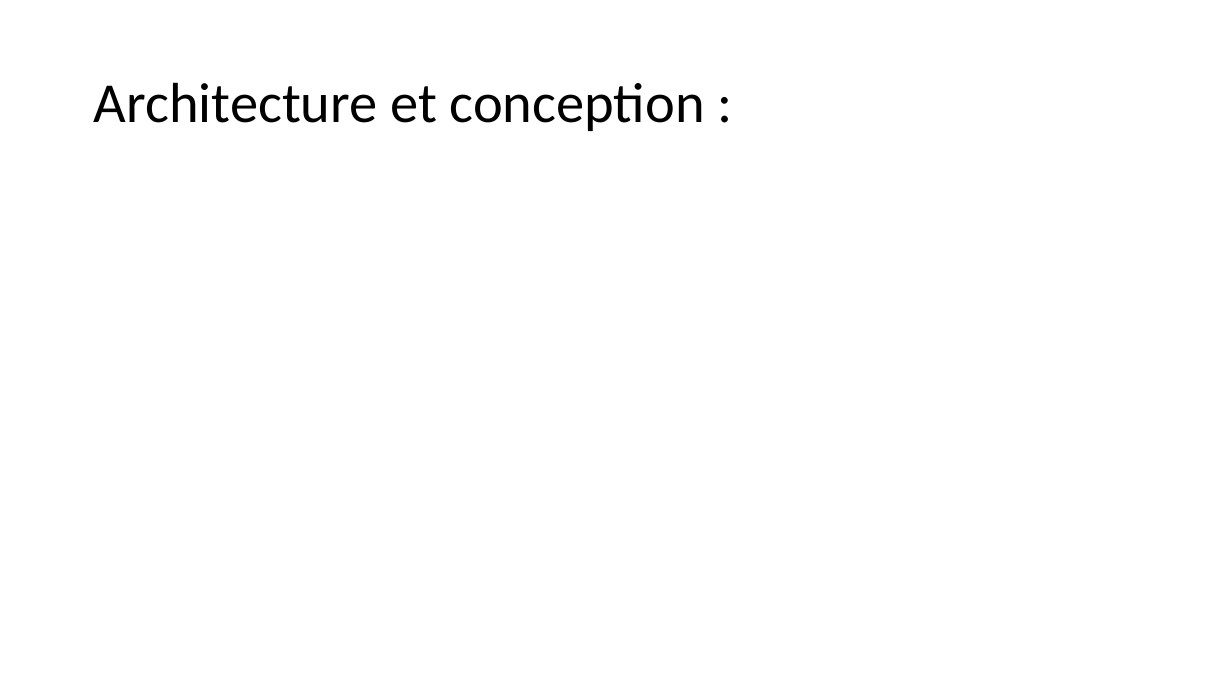
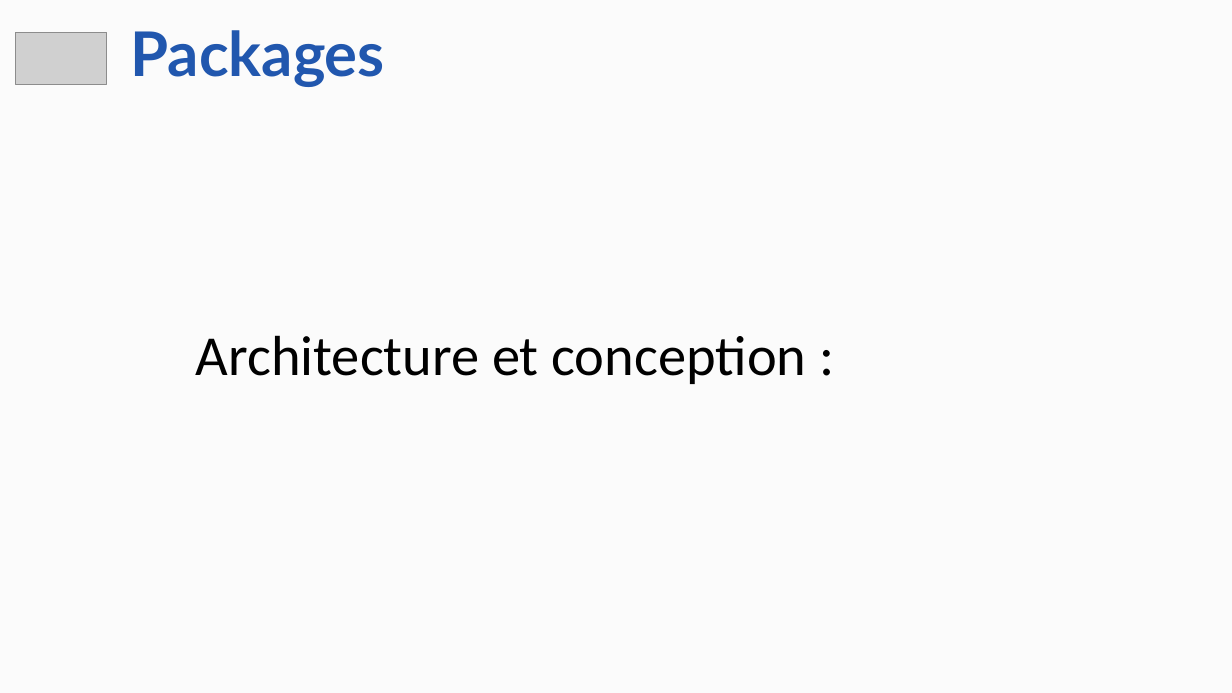
Before and after one commit to photonsquid/7map, a slide deck: slide 10 of doc/meetings/general/Projet_7map_final.pptx (slide 8 before the commit). Drawn at 1232x693 pixels with LibreOffice and Linux fonts; fonts in the diff are those of the drawing; grey boxes stand for pictures. Boxes give left, top, right and bottom in pixels: in the first picture for what was removed or moved away, otherwise in the second. Text is boxed around its words. In the diff, an @@ line names an element or a change of style, - is before the commit and + after.

```diff
--- a/doc/meetings/general/Projet_7map_final.pptx
+++ b/doc/meetings/general/Projet_7map_final.pptx
@@ background #FFFFFF to #FBFBFB @@
@@ picture added at [16, 32, 106, 84] @@
@@ text added at [131, 30, 385, 87], 48 pt, text #2157AE, bold @@
+Packages
@@ title "Architecture et conception :": place and size @@
-title "Architecture et conception :" at [94, 82, 705, 131]
+title "Architecture et conception :" at [196, 335, 807, 384]
```
Also in this commit, not shown: 3 other slides changed, 7 slides added, 4 slides removed, 7 other files.
